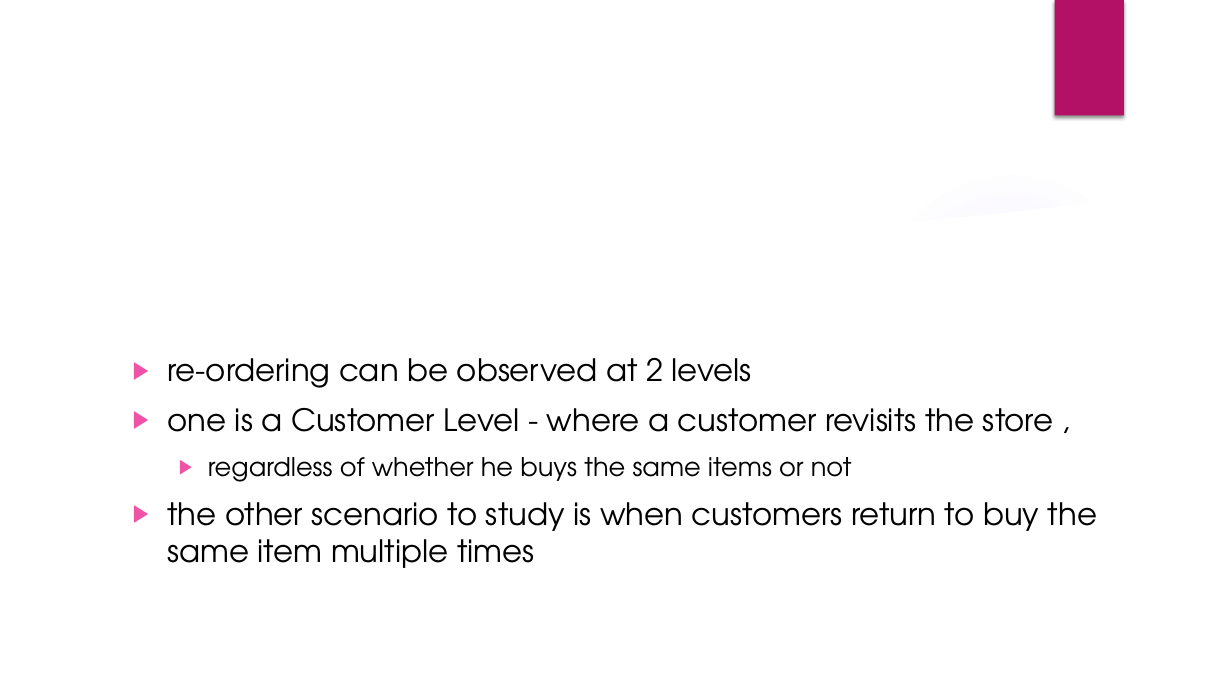
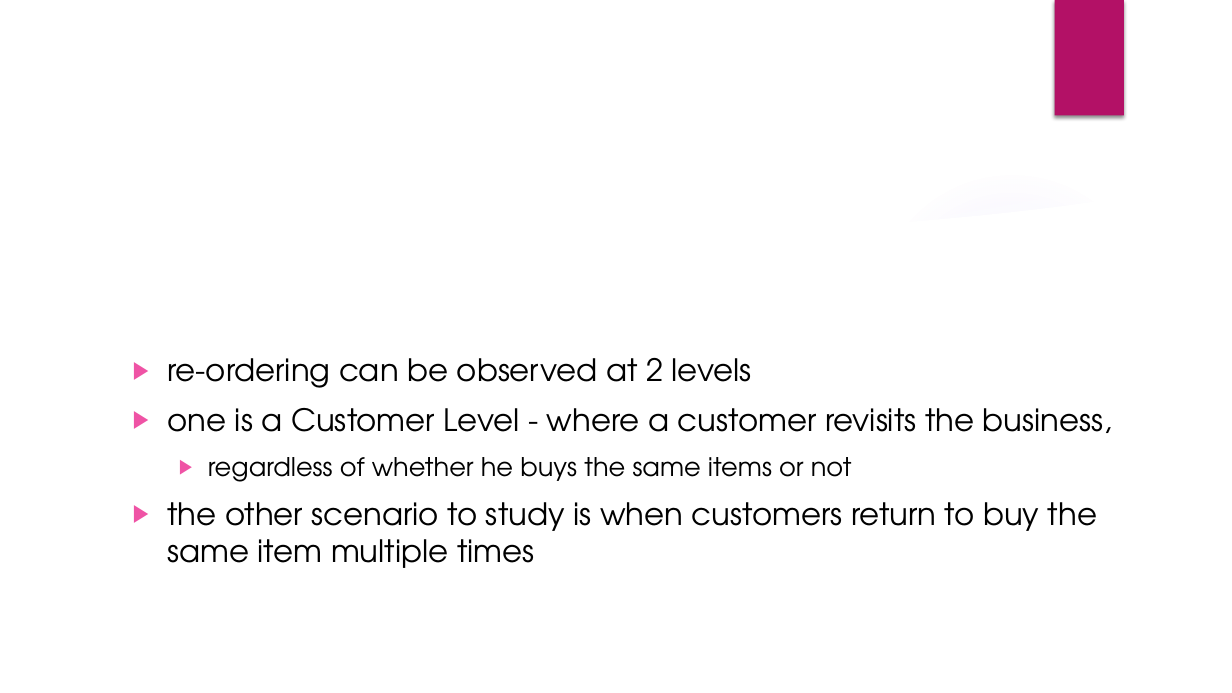
Before and after one commit to saif-raja/transaction_data-deep_dive_EDA, a slide deck: slide 11 of Transaction Data Insights.pptx. Drawn at 1232x693 pixels with LibreOffice and Linux fonts; fonts in the diff are those of the drawing; background and template pictures are left out. Boxes give left, top, right and bottom in pixels: in the first picture for what was removed or moved away, otherwise in the second. Text is boxed around its words. In the diff, an @@ line names an element or a change of style, - is before the commit and + after.

```diff
--- a/Transaction Data Insights.pptx
+++ b/Transaction Data Insights.pptx
@@ text at bbox=[167, 408, 1112, 433]: text changed @@
-▶ one is a Customer Level - where a customer revisits the store ,
+▶ one is a Customer Level - where a customer revisits the business,
```
Also in this commit, not shown: 6 other slides changed, 4 other files.
